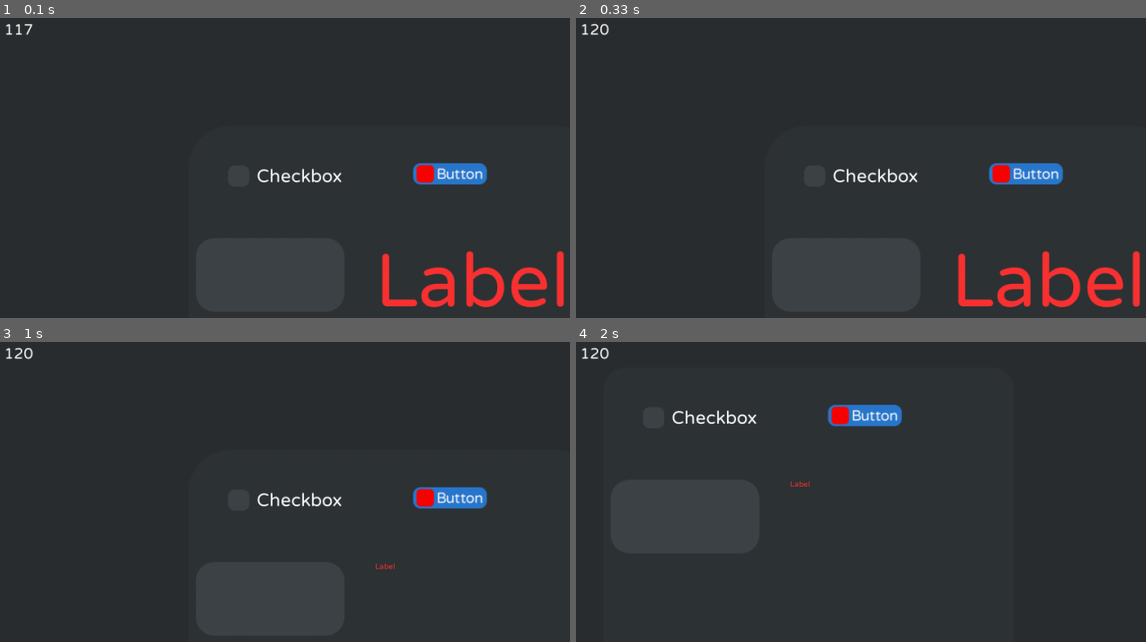
Above: before the commit, frames 1-4 (two rows, left to right).
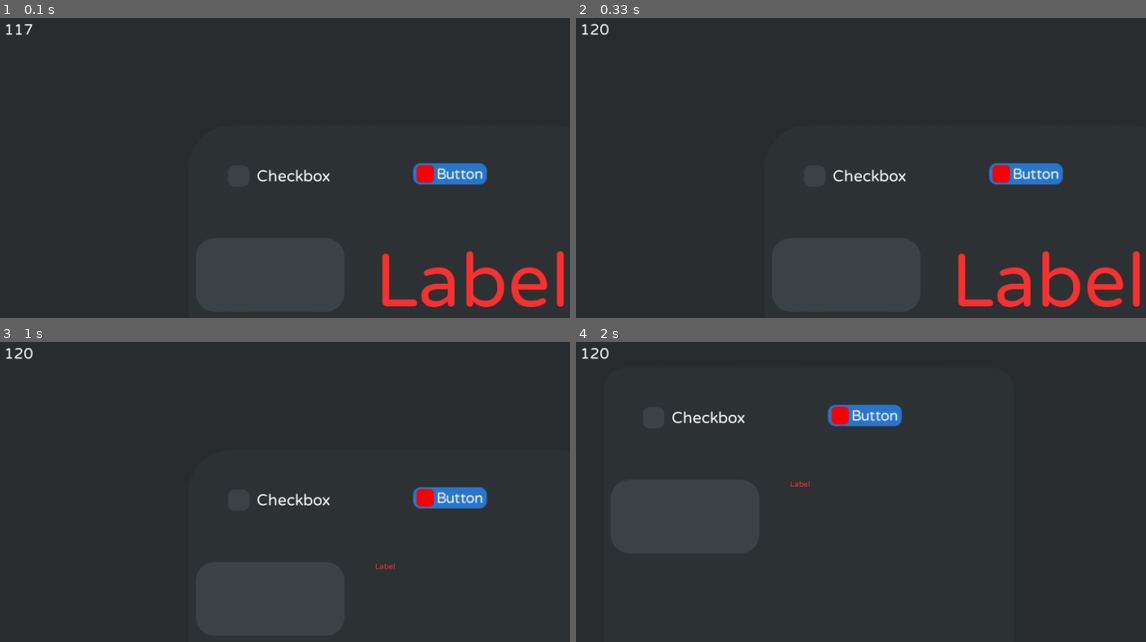
Above: after the commit, the same moments.

Repository: Vermylion/pgmenu
Game: pygame game, started from pgmenu/DebugWindow.py
Same seed, same stepped clock (60 frames per second), same inputs: the game is played once before the commit and once after it.
Inputs:
- Up to frame 1 (0.1 s): no input
- Up to frame 2 (0.33 s): no input
- Up to frame 3 (1 s): tap Enter at 0.33 s; hold D from 0.67 s (still down); tap C at 0.82 s
- Up to frame 4 (2 s): release D at 1.13 s; hold A from 1.67 s (still down); tap B at 1.82 s

The runs differ from the first frame. In frame 1, 0.4% of the frame differs, in the area x 45-60%, y 50-55%; in frame 2, 0.4%; in frame 3, 0.4%; in frame 4, 0.4%.

Commit message:
Fixed Checkbox text centering with margin

Diff:
--- a/pgmenu/DebugWindow.py
+++ b/pgmenu/DebugWindow.py
@@ -52,7 +52,7 @@
 
 icon = pgmenu.draw.aarect(None, (255, 0, 0), (0, 0, 50, 50))
 button = pgmenu.button.Button(frame, (300, 50), (100, 30), icon=icon, animation_duration=0.1, text="Button", margin=3, text_italic=False, text_bold=False)
-checkbox = pgmenu.checkbox.Checkbox(frame, (50, 50), text_side=pgmenu.RIGHT)
+checkbox = pgmenu.checkbox.Checkbox(frame, (50, 50), text_side=pgmenu.RIGHT, text_margin=3)
 
 
 go = False
--- a/pgmenu/checkbox.py
+++ b/pgmenu/checkbox.py
@@ -141,6 +141,7 @@
 
         has_text = self.text is not None and self.text != ""
 
+        # FIXME -> text_margin doesn't position correctly
         if has_text:
             text_surface = pgmenu.text.fit_height_render(self.size.base_tuple[1], self.text, self.text_color, round(self.text_margin), self.text_font,
                                                          self.text_background, self.text_antialias, self.text_italic, self.text_bold,
@@ -168,7 +169,7 @@
         self.surface.blit(checkbox_surface, checkbox_pos)
 
         if has_text:
-            text_pos = pgmenu.position.center_coords(text_surf_size, (text_x, self.text_margin, text_x + text_surf_size[0], max_h), center_x=False)
+            text_pos = pgmenu.position.center_coords(text_surf_size, (text_x, 0, text_x + text_surf_size[0], max_h), center_x=False)
             self.surface.blit(text_surface, text_pos)
 
         self.master.blit(self.surface, self.coords.int_tuple)
--- a/pgmenu/themes/DEFAULT.json
+++ b/pgmenu/themes/DEFAULT.json
@@ -126,7 +126,7 @@
     "checkbox_border_radius": null,
     "checkbox_checked": false,
     "checkbox_text_side": {"type": "variable", "module": "pgmenu", "variable": "RIGHT"},
-    "checkbox_text_margin": 0,
+    "checkbox_text_margin": 3,
     "checkbox_text_side_margin": null,
     "checkbox_check_border_radius": null,
     "#": "+RectMixin attrs",
